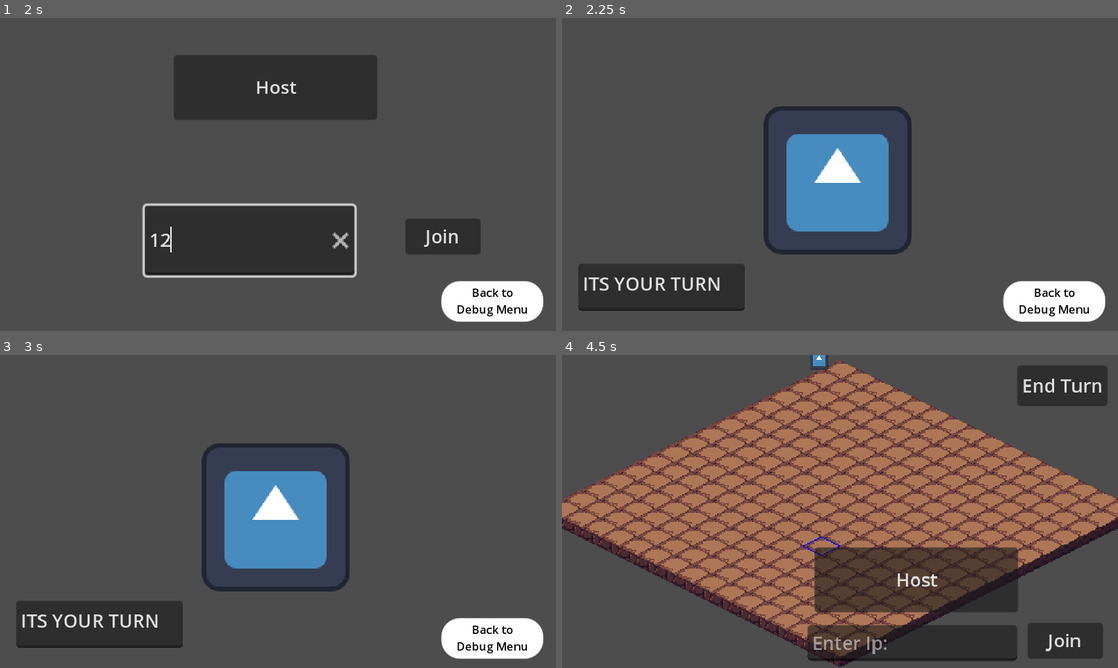
Above: before the commit, frames 1-4 (two rows, left to right).
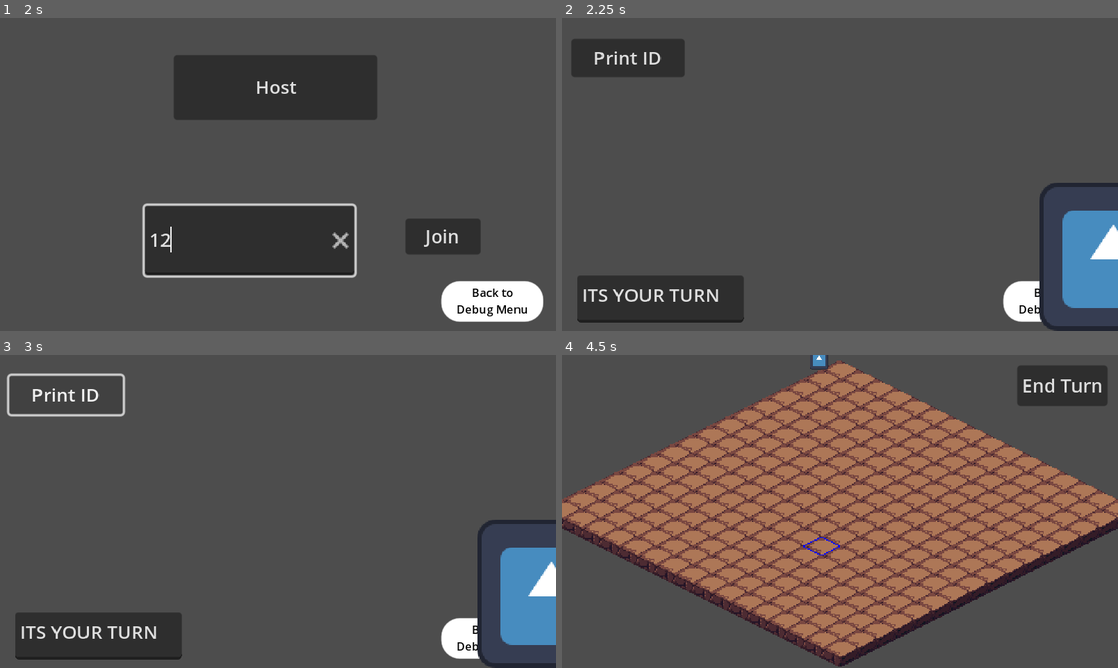
Above: after the commit, the same moments.

Repository: CodingMan275/gunslinger
Game: Godot game, scene res://debug_screen/debug_menu.tscn
Two runs of this game, one before a commit and one after it. Both use one fixed random seed, a clock stepped at 60 frames per second and the inputs below. The engine's default icon, where the game draws it, is replaced by a stand-in: a white triangle on a blue panel in a dark square.
Inputs (mouse positions are in pixels of both pictures, inside the frame that each line leads up to):
- Up to frame 1 (2 s): click "world" at 0.5 s; click (250, 240) at 1.27 s; type "12" at 1.35 s
- Up to frame 2 (2.25 s): click "Host" at 2 s
- Up to frame 3 (3 s): click (66, 395) at 2.75 s, where only the run after the commit has a clickable "Print ID"
- Up to frame 4 (4.5 s): click "Back to Debug Menu" at 3.5 s; click "node_2d" at 4.25 s

Frame 1 is identical in both runs. In frame 2, 17% of the frame differs, in the area x 1-100%, y 6-100%; in frame 3, 15%; in frame 4, 13%.

Commit message:
Commented out LAN
Its all nothing but the ramblings of a mad man, I commented out the code for multiplayer to restart and try again. I'm so sorry for the eye sore

Diff:
--- a/Player.tscn
+++ b/Player.tscn
@@ -19,9 +19,11 @@
 script = ExtResource("1_1tt28")
 
 [node name="Sprite2D" type="Sprite2D" parent="."]
+position = Vector2(238, 66)
 texture = ExtResource("1_37ojv")
 
 [node name="CollisionShape2D" type="CollisionShape2D" parent="."]
+position = Vector2(240, 59)
 shape = SubResource("CircleShape2D_jco3y")
 
 [node name="MultiplayerSynchronizer" type="MultiplayerSynchronizer" parent="."]
@@ -29,11 +31,24 @@
 
 [node name="CanvasLayer" type="CanvasLayer" parent="."]
 
+[node name="Button2" type="Button" parent="CanvasLayer"]
+anchors_preset = -1
+anchor_left = 0.015
+anchor_top = 0.059
+anchor_right = 0.219
+anchor_bottom = 0.181
+offset_left = 1.07
+offset_top = 2.087
+offset_right = 1.14999
+offset_bottom = 2.147
+text = "Print ID"
+
 [node name="TextEdit" type="TextEdit" parent="CanvasLayer"]
-offset_left = 14.0
-offset_top = 212.0
-offset_right = 158.0
-offset_bottom = 253.0
+offset_left = 13.0
+offset_top = 222.0
+offset_right = 157.0
+offset_bottom = 263.0
 text = "ITS YOUR TURN"
 
 [connection signal="ready" from="." to="." method="_on_ready"]
+[connection signal="pressed" from="CanvasLayer/Button2" to="." method="_on_button_2_pressed"]
--- a/node_2d.tscn
+++ b/node_2d.tscn
@@ -1,10 +1,9 @@
-[gd_scene load_steps=10 format=3 uid="uid://jl7k3ltwbp41"]
+[gd_scene load_steps=9 format=3 uid="uid://jl7k3ltwbp41"]
 
 [ext_resource type="Texture2D" uid="uid://fcuqal2ynbts" path="res://spritesheet.png" id="1_82qw3"]
 [ext_resource type="Texture2D" uid="uid://mmea4eto2a6p" path="res://Rhombus.png" id="2_cvwes"]
 [ext_resource type="Script" path="res://tile_map.gd" id="3_m8k54"]
 [ext_resource type="PackedScene" uid="uid://c084g67tienhw" path="res://moveable_player.tscn" id="4_pa1d4"]
-[ext_resource type="PackedScene" uid="uid://x0tek8t1bewj" path="res://Player.tscn" id="5_lmdmc"]
 
 [sub_resource type="TileSetAtlasSource" id="TileSetAtlasSource_p1dyh"]
 texture = ExtResource("1_82qw3")
@@ -454,9 +453,15 @@
 properties/0/path = NodePath("MoveablePlayer:position")
 properties/0/spawn = true
 properties/0/replication_mode = 1
-properties/1/path = NodePath("CanvasLayer/Button:button_pressed")
+properties/1/path = NodePath("TileMap/CanvasLayer/Button:button_pressed")
 properties/1/spawn = true
 properties/1/replication_mode = 1
+properties/2/path = NodePath("MultiplayerSpawner:scenes/0")
+properties/2/spawn = true
+properties/2/replication_mode = 1
+properties/3/path = NodePath("TileMap:Turn_Order")
+properties/3/spawn = true
+properties/3/replication_mode = 1
 
 [node name="Node2D" type="Node2D"]
 
@@ -468,20 +473,11 @@
 layer_1/name = "Layer1"
 layer_1/y_sort_enabled = true
 script = ExtResource("3_m8k54")
-player_scene = ExtResource("5_lmdmc")
 
 [node name="CanvasLayer" type="CanvasLayer" parent="TileMap"]
 
-[node name="Button" type="Button" parent="TileMap/CanvasLayer"]
-offset_left = 393.0
-offset_top = 9.0
-offset_right = 471.0
-offset_bottom = 44.0
-action_mode = 0
-text = "End Turn"
-metadata/_edit_use_anchors_ = true
-
 [node name="Host" type="Button" parent="TileMap/CanvasLayer"]
+visible = false
 anchors_preset = -1
 anchor_left = 0.454
 anchor_top = 0.615
@@ -495,6 +491,7 @@
 metadata/_edit_use_anchors_ = true
 
 [node name="Join" type="Button" parent="TileMap/CanvasLayer"]
+visible = false
 anchors_preset = -1
 anchor_left = 0.837
 anchor_top = 0.856
@@ -508,6 +505,7 @@
 metadata/_edit_use_anchors_ = true
 
 [node name="LineEdit" type="LineEdit" parent="TileMap/CanvasLayer"]
+visible = false
 offset_left = 212.0
 offset_top = 233.0
 offset_right = 393.0
@@ -516,17 +514,28 @@
 clear_button_enabled = true
 metadata/_edit_use_anchors_ = true
 
+[node name="Button" type="Button" parent="TileMap/CanvasLayer"]
+offset_left = 393.0
+offset_top = 9.0
+offset_right = 471.0
+offset_bottom = 44.0
+action_mode = 0
+text = "End Turn"
+metadata/_edit_use_anchors_ = true
+
 [node name="Camera2D" type="Camera2D" parent="."]
 offset = Vector2(16, 130)
 
 [node name="MoveablePlayer" parent="." instance=ExtResource("4_pa1d4")]
 
 [node name="MultiplayerSpawner" type="MultiplayerSpawner" parent="."]
+process_mode = 4
+_spawnable_scenes = PackedStringArray("res://Player.tscn")
 spawn_path = NodePath("../TileMap")
 
 [node name="MultiplayerSynchronizer" type="MultiplayerSynchronizer" parent="."]
 replication_config = SubResource("SceneReplicationConfig_mfl53")
 
-[connection signal="pressed" from="TileMap/CanvasLayer/Button" to="TileMap" method="_on_button_pressed"]
 [connection signal="pressed" from="TileMap/CanvasLayer/Host" to="TileMap" method="_on_host_pressed"]
 [connection signal="pressed" from="TileMap/CanvasLayer/Join" to="TileMap" method="_on_join_pressed"]
+[connection signal="pressed" from="TileMap/CanvasLayer/Button" to="TileMap" method="_on_button_pressed"]
--- a/player.gd
+++ b/player.gd
@@ -1,4 +1,9 @@
 extends CharacterBody2D
+
+
+
+"""
+All just nonsense, ignore and make proper player class here
 
 #Movement tutorial https://www.youtube.com/watch?v=uNReb-MHsbg
 #The player character does drift but this is just for something to show
@@ -11,33 +16,25 @@
 
 #Player ID which will be determined on creation
 #Based on number of current connected peers
-var Host_ID = 0
-var Client_ID = 0
+#@onready var Player_ID = 1 + multiplayer.get_peers().size()
+@export var Player_ID = 1
+
+signal Get_Order
+
 
 
 #When Host instantitates the play it is given special player 1 priviliges
 #Also giving it an ID based on number of peers messed it up
-func _on_host_id_signal(ID) -> void:
-	Host_ID = ID
-	pass # Replace with function body.
+
 
 #When the player is spawned into the 'tree' or scene it is giving
 #itself authority to itself multiplayer wise. Basically it gives you control
 #over your character
+
 func _enter_tree():
 	set_multiplayer_authority(name.to_int())
-
-	#Host is having some issues when peer connects and keeping its orignial ID of 1
-	#So now if the peer did not connected by host its ID its Host ID is zero
-	#and it gets a client ID, again could not find a more elegant solution but it will work
-	#Could proabably get it down to one static ID on a function that does not get called multiple times
-	#Sorry, -Josh
-	if Host_ID == 0:
-		Client_ID = multiplayer.get_peers().size() + 1
-		print(Client_ID)
-	else:
-		#Nothing changes its id is still 1
-		Host_ID = 1
+#	print(Player_ID)
+#	print(multiplayer.get_peers().size())
 
 
 #Every tic or game update 'delta' the move function is being called
@@ -73,15 +70,22 @@
 	velocity += Accel
 	velocity = velocity.limit_length(MAX_SPEED)
 
+#When the signal from the world turn order is actvated this function
+#Receives this signal#
 
+#Signal from world controller on what turn it is
+#@rpc("call_local")
+func _on_tile_map_send_turn(Turn_Order) -> void:
+	if(Player_ID == Turn_Order):
+		$CanvasLayer/TextEdit.show()
+	else:
+		#$CanvasLayer/Button.hide()
+		$CanvasLayer/TextEdit.hide()
+	pass # Replace with function body.
+@rpc("call_local")
+func _on_button_2_pressed() -> void:
+	Player_ID = multiplayer.get_unique_id()
+	print(Player_ID)
+	pass # Replace with function body.
 
-#When the signal from the world turn order is actvated this function
-#Receives this signal
-func _on_tile_map_order(x) -> void:
-	print("Player")
-	print(x)
-	if(Host_ID == x || Client_ID == x):
-		$CanvasLayer.show()
-	else:
-		$CanvasLayer.hide()
-	pass # Replace with function body.
+"""
--- a/tile_map.gd
+++ b/tile_map.gd
@@ -4,12 +4,6 @@
 var GridSize = 16
 var Dict = {}
 var selectedTile
-
-#Variables for world turn order
-var Turn_Order = 1
-#Creating a custom signal which will emit when turn order changes
-#Can be emited on _ready to make sure all players are updated
-signal Order
 
 func _ready():
 	for x in GridSize:
@@ -34,7 +28,23 @@
 		set_cell(1, tile, 1, Vector2i(0,0), 0)
 	#	print(Dict[str(tile)])
 
-#When the button in the canvas layer is pressed this function goes
+
+#LAN JOSH STUFF
+#LAN Multiplayer tutorial https://www.youtube.com/watch?v=M0LJ9EsS_Ak
+"""
+
+All nonsense LAN ignore and focus on pass and play
+
+
+#Turn order
+@export var Turn_Order = 1
+signal Send_Turn
+
+#Player sends a signal asking for what turn order it is
+#And then the world controller sends back a signal with what turn it is
+
+#INcrement turn order
+@rpc("any_peer")
 func _on_button_pressed() -> void:
 	#Turn order updated
 	Turn_Order = Turn_Order + 1
@@ -42,18 +52,11 @@
 	if Turn_Order == 3:
 		Turn_Order = 1
 	#Check
-	#print(Turn_Order)
-	#Signal is emitted with the information of turn order
-	Order.emit(Turn_Order)
-	pass # Replace with function body.
-
-#LAN JOSH STUFF
-#LAN Multiplayer tutorial https://www.youtube.com/watch?v=M0LJ9EsS_Ak
+	print(Turn_Order)
+	Send_Turn.emit(Turn_Order)
 
 #Peer can be both a client or host, its just who you are
 var peer = ENetMultiplayerPeer.new()
-
-signal Host_ID_Signal
 
 #This is what the player will be, whatever the player controller is plug in here
 @export var player_scene : PackedScene
@@ -88,6 +91,7 @@
 	multiplayer.multiplayer_peer = peer
 
 
+
 	#Canvas no longer needed
 	$CanvasLayer/Join.hide()
 	$CanvasLayer/Host.hide()
@@ -102,8 +106,6 @@
 	#This should make the instance of the character a child of then scene
 	call_deferred("add_child", player)
 
-	#Signal for host to get ID which is player 1, not ideal but no other solution found
-	Host_ID_Signal.emit(1)
 
 	#Exiting the game
 	#This does not work as intended, client is not properly deleted
@@ -131,3 +133,4 @@
 func _del_player(id):
 	#deletes node in the world scene
 	get_node(str(id)).queue_free()
+"""
--- a/world.gd
+++ b/world.gd
@@ -4,7 +4,6 @@
 #Peer can be both a client or host, its just who you are
 var peer = ENetMultiplayerPeer.new()
 
-signal Host_ID_Signal
 
 #This is what the player will be, whatever the player controller is plug in here
 @export var player_scene : PackedScene
@@ -53,8 +52,6 @@
 	#This should make the instance of the character a child of then scene
 	call_deferred("add_child", player)
 
-	#Signal for host to get ID which is player 1, not ideal but no other solution found
-	Host_ID_Signal.emit(1)
 
 	#Exiting the game
 	#This does not work as intended, client is not properly deleted
--- a/world.tscn
+++ b/world.tscn
@@ -53,6 +53,5 @@
 offset_right = 231.0
 offset_bottom = 122.0
 
-[connection signal="Host_ID_Signal" from="." to="." method="_on_host_id_signal"]
 [connection signal="pressed" from="CanvasLayer/Host" to="." method="_on_host_pressed"]
 [connection signal="pressed" from="CanvasLayer/Join" to="." method="_on_join_pressed"]
